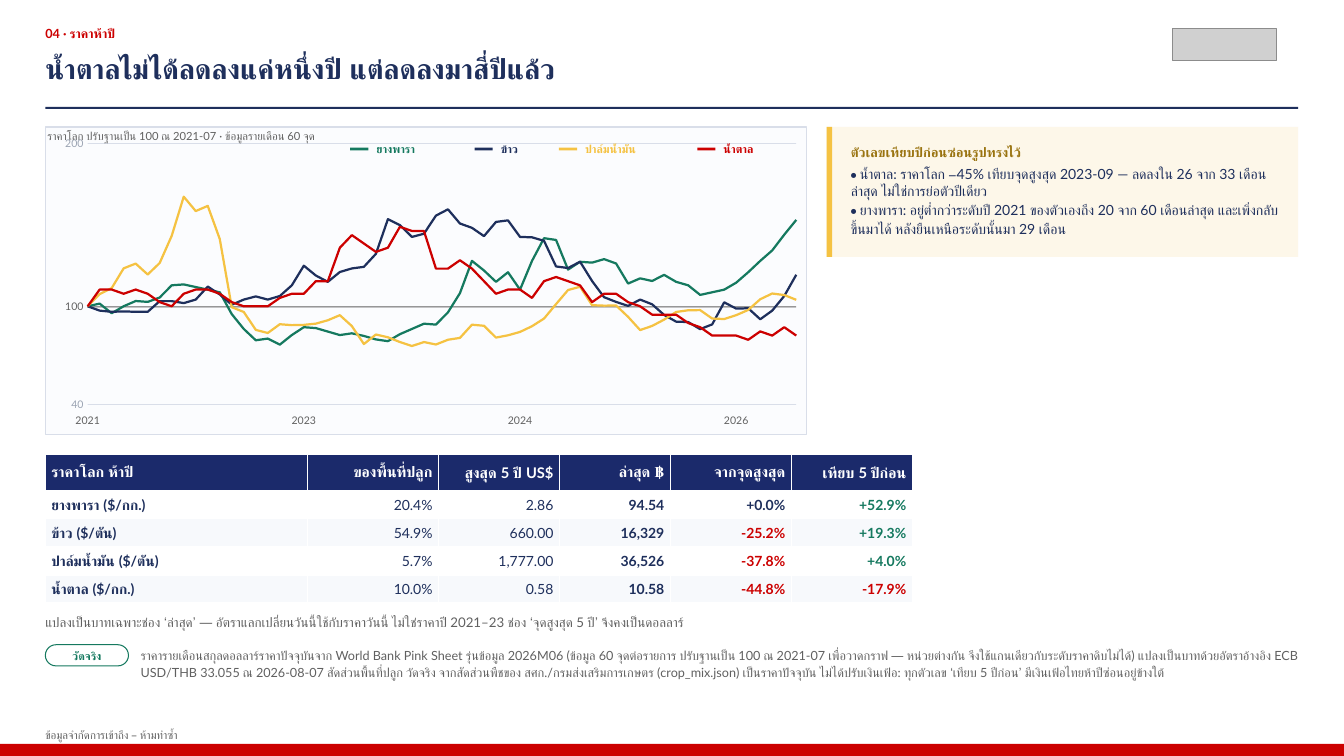
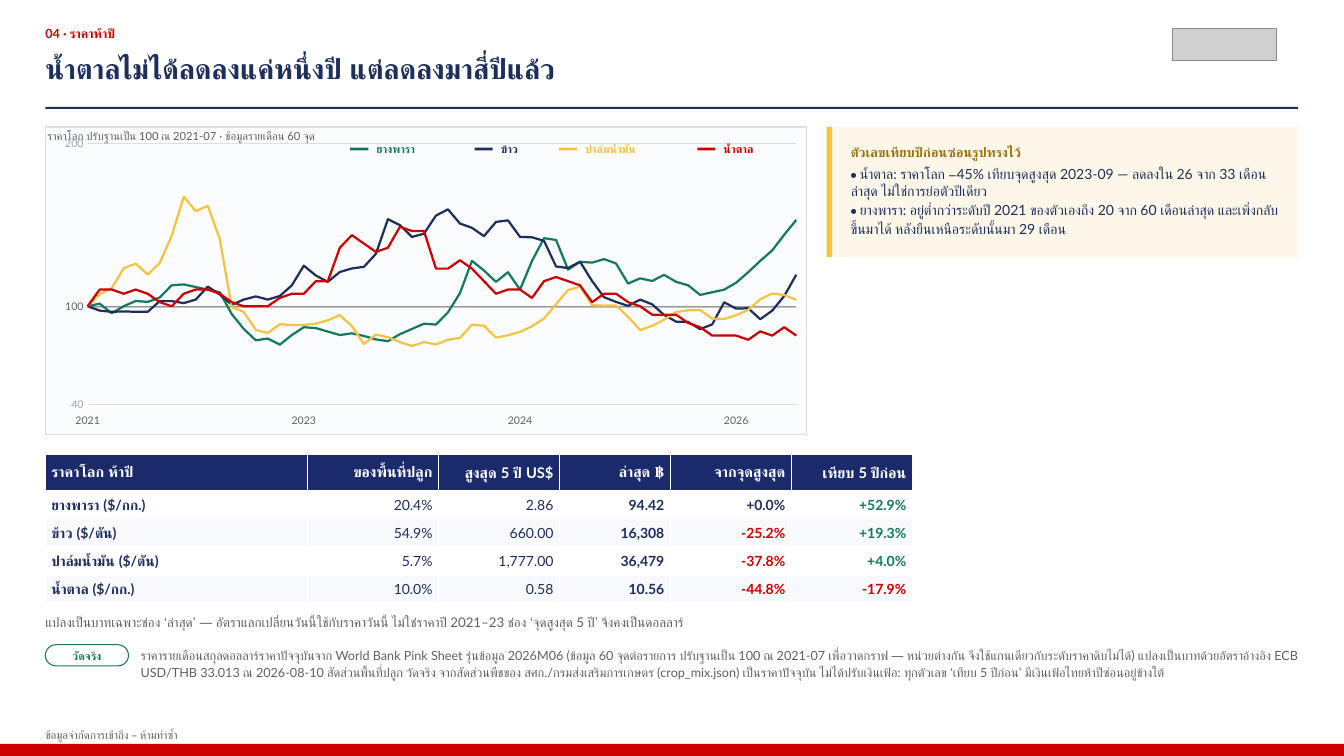
Before and after one commit to kaustavb2101/competitive-intel, a slide deck: slide 6 of docs/decks/mcom-2026-08-05-macro-TH.pptx. Drawn at 1344x756 pixels with LibreOffice and Linux fonts; fonts in the diff are those of the drawing; grey boxes stand for pictures. Boxes give left, top, right and bottom in pixels: in the first picture for what was removed or moved away, otherwise in the second. Text is boxed around its words. In the diff, an @@ line names an element or a change of style, - is before the commit and + after.

```diff
--- a/docs/decks/mcom-2026-08-05-macro-TH.pptx
+++ b/docs/decks/mcom-2026-08-05-macro-TH.pptx
@@ table at <box>45,455,912,603</box> @@
-row 2, column 4: 94.54
+row 2, column 4: 94.42
-row 3, column 4: 16,329
+row 3, column 4: 16,308
-row 4, column 4: 36,526
+row 4, column 4: 36,479
-row 5, column 4: 10.58
+row 5, column 4: 10.56
@@ text at <box>141,650,1298,681</box>: text changed @@
-ราคารายเดือนสกุลดอลลาร์ราคาปัจจุบันจาก World Bank Pink Sheet รุ่นข้อมูล 2026M06 (ข้อมูล 60 จุดต่อรายการ ปรับฐานเป็น 100 ณ 2021-07 เพื่อวาดกราฟ — หน่วยต่างกัน จึงใช้แกนเดียวกับระดับราคาดิบไม่ได้) แปลงเป็นบาทด้วยอัตราอ้างอิง ECB USD/THB 33.055 ณ 2026-08-07 สัดส่วนพื้นที่ปลูก วัดจริง จากสัดส่วนพืชของ สศก./กรมส่งเสริมการเกษตร (crop_mix.json) เป็นราคาปัจจุบัน ไม่ได้ปรับเงินเฟ้อ: ทุกตัวเลข ‘เทียบ 5 ปีก่อน’ มีเงินเฟ้อไทยห้าปีซ่อนอยู่ข้างใต้
+ราคารายเดือนสกุลดอลลาร์ราคาปัจจุบันจาก World Bank Pink Sheet รุ่นข้อมูล 2026M06 (ข้อมูล 60 จุดต่อรายการ ปรับฐานเป็น 100 ณ 2021-07 เพื่อวาดกราฟ — หน่วยต่างกัน จึงใช้แกนเดียวกับระดับราคาดิบไม่ได้) แปลงเป็นบาทด้วยอัตราอ้างอิง ECB USD/THB 33.013 ณ 2026-08-10 สัดส่วนพื้นที่ปลูก วัดจริง จากสัดส่วนพืชของ สศก./กรมส่งเสริมการเกษตร (crop_mix.json) เป็นราคาปัจจุบัน ไม่ได้ปรับเงินเฟ้อ: ทุกตัวเลข ‘เทียบ 5 ปีก่อน’ มีเงินเฟ้อไทยห้าปีซ่อนอยู่ข้างใต้
```
Also in this commit, not shown: 3 other slides changed, 1 other file.
